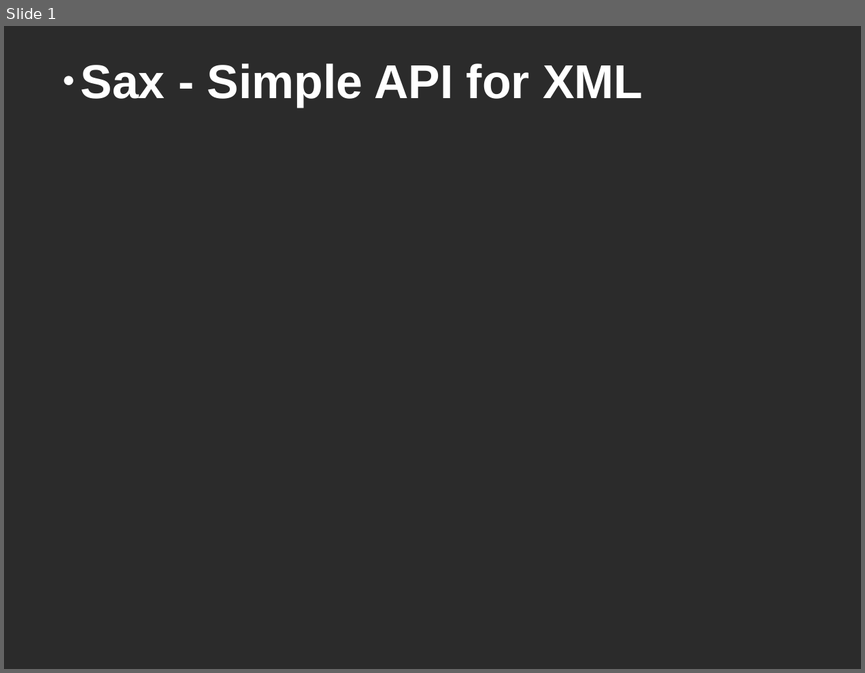
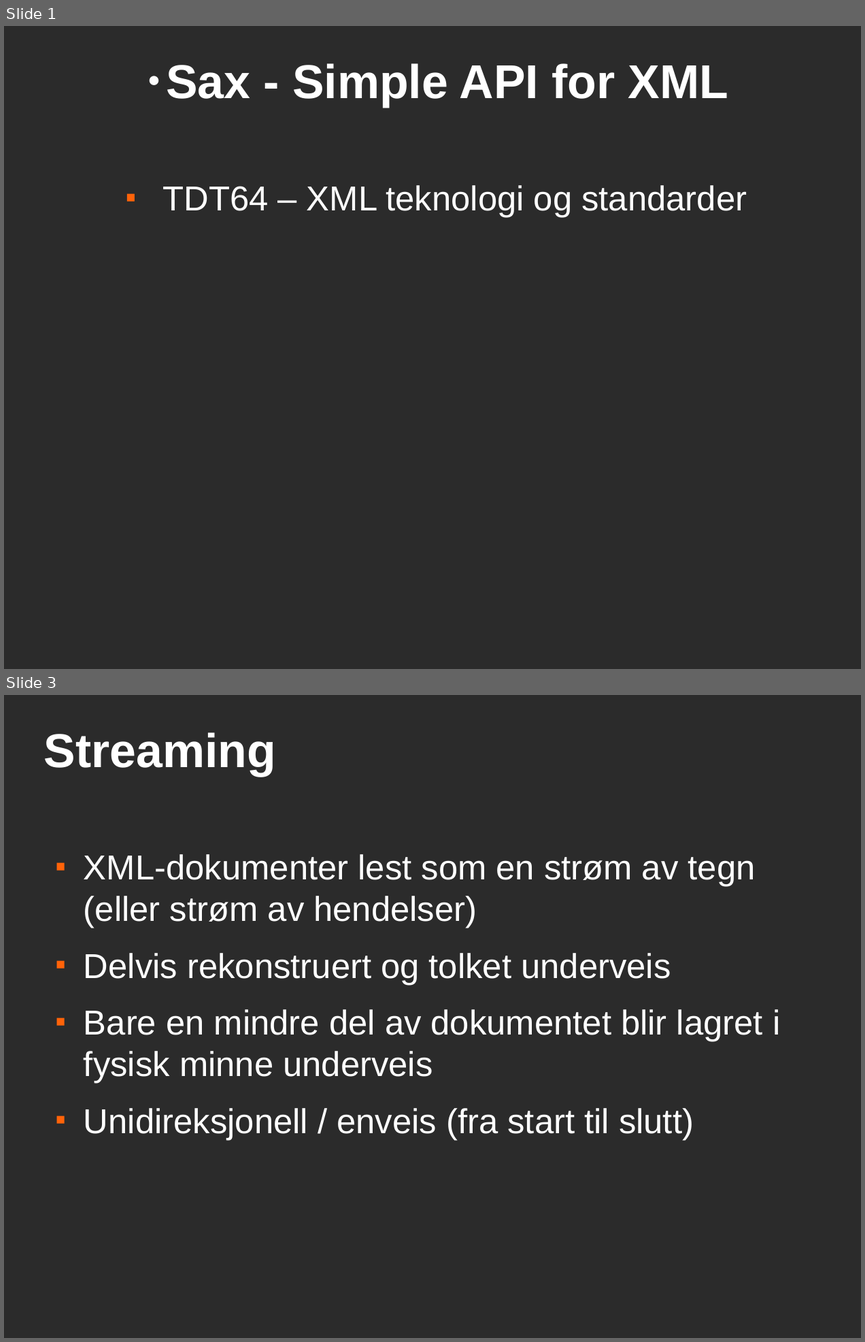
Before and after one commit to andrerav/xqft-parser, a slide deck: doc/sax.odp. Shown one above the other, each under a label of ours: slide 1 before the commit, slides 1 and 3 after it; the slides between them are not shown. The pictures are 865x673 and 865x1342 pixels, drawn with LibreOffice and Linux fonts; fonts in the diff are those of the drawing; background and template pictures are left out; a plain dark background stands for a picture behind light text. Boxes give left, top, right and bottom in pixels: in the first picture for what was removed or moved away, otherwise in the second. Text is boxed around its words. In the diff, an @@ line names an element or a change of style, - is before the commit and + after.

```diff
--- a/doc/sax.odp
+++ b/doc/sax.odp
@@ slide 3 added at [4, 695, 861, 1338], background picture (left out) @@
@@ title added at [44, 732, 276, 777], 44 pt, text #FFFFFF, bold @@
+Streaming
@@ text added at [84, 854, 780, 1140], 32 pt, text #FFFFFF @@
+■ XML-dokumenter lest som en strøm av tegn (eller strøm av hendelser)
+■ Delvis rekonstruert og tolket underveis
+■ Bare en mindre del av dokumentet blir lagret i fysisk minne underveis
+■ Unidireksjonell / enveis (fra start til slutt)
@@ slide 1 changed as well @@
@@ title "Sax - Simple API for ..." at [166, 63, 728, 108]: alignment left to centre @@
@@ text added at [162, 185, 747, 218], 32 pt, text #FFFFFF @@
+■ TDT64 – XML teknologi og standarder
```
Also in this commit, not shown: 11 other slides added, 1 slide removed.
